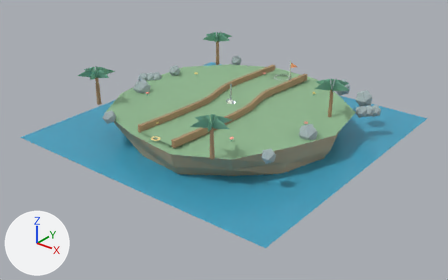
Before and after pictures for a commit that changed the glTF model ui/3d/minigolf/course-09.glb.
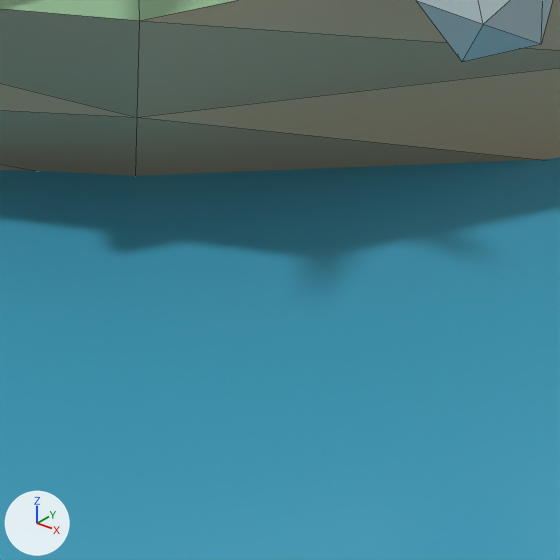
The first picture shows the older version from a camera (50 mm lens) standing at (14.77, -18.92, 9.89) and looking at (0.24, -0.75, -1.37). The close-ups show the older and then the newer version on the part from 49% to 62% of the width and 56% to 77% of the height of that picture. Only the edits that show in the close-ups are written down. Lighting does not change. The marker at lower left points along +X, +Y and +Z. The close-ups show mesh edges as thin lines. Where no turn or scale is listed for an object, it has been applied to the vertices.

In view in the first close-up: 'faceted-rock.066', 'island-rock-plinth.008', 'island-turf-edge.008', 'water-plane.008'.
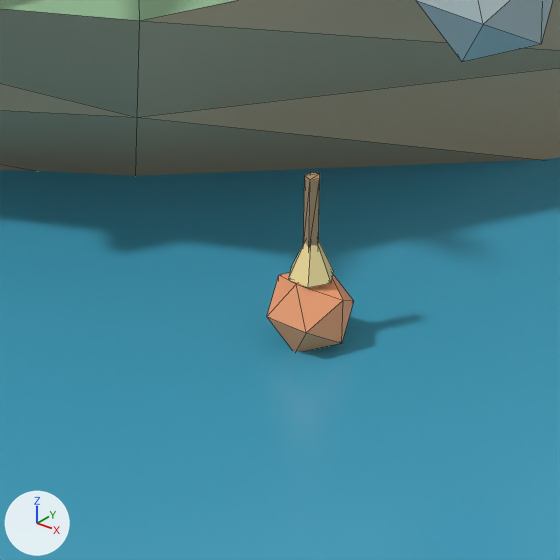
What differs and where, as boxes [x1, y1, x2, y2] in the close-ups (560 x 560 px):
'deco-buoy.011', added: after [267, 273, 354, 351]
'deco-buoy-cap.011', added (yellow): after [288, 240, 334, 288]
'deco-buoy-post.011', added (brown): after [303, 172, 320, 248]

Patch to the scene script:
```diff
--- a/ui/3d/minigolf/course-09.glb.py
+++ b/ui/3d/minigolf/course-09.glb.py
@@ mat_minigolf_accent_coast @@
+mat_minigolf_accent_coast = principled_material('minigolf-accent-coast')
+mat_minigolf_accent_coast.base_color = (0.96, 0.38, 0.18)  # orange #faa676
+mat_minigolf_accent_coast.roughness = 0.72
@@ me_deco_buoy_mesh_011 @@
+me_deco_buoy_mesh_011.from_pydata(...)  # an icosphere of 20 faces spanning x 3.718..4.007, y -3.99..-3.701, z -1.165..-0.875
+me_deco_buoy_mesh_011.materials.append(mat_minigolf_accent_coast)  # orange #faa676
@@ me_deco_buoy_post_mesh_011 @@
+me_deco_buoy_post_mesh_011.from_pydata(...)  # a 5-sided cylinder along z spanning x 3.838..3.892, y -3.874..-3.817, z -0.77..-0.47
+me_deco_buoy_post_mesh_011.materials.append(mat_minigolf_wood_coast)  # brown #af906c
@@ me_deco_buoy_cap_mesh_011 @@
+me_deco_buoy_cap_mesh_011.from_pydata(...)  # a 6-sided cone pointing to +z spanning x 3.772..3.952, y -3.923..-3.767, z -0.88..-0.68
+me_deco_buoy_cap_mesh_011.materials.append(mat_minigolf_light_coast)  # yellow #ffe5a0
@@ ob_deco_buoy_011 @@
+ob_deco_buoy_011 = bpy.data.objects.new('deco-buoy.011', me_deco_buoy_mesh_011)
+ob_deco_buoy_011.location = (0.0, 0.0, 0.0)
@@ ob_deco_buoy_post_011 @@
+ob_deco_buoy_post_011 = bpy.data.objects.new('deco-buoy-post.011', me_deco_buoy_post_mesh_011)
+ob_deco_buoy_post_011.location = (0.0, 0.0, 0.0)
@@ ob_deco_buoy_cap_011 @@
+ob_deco_buoy_cap_011 = bpy.data.objects.new('deco-buoy-cap.011', me_deco_buoy_cap_mesh_011)
+ob_deco_buoy_cap_011.location = (0.0, 0.0, 0.0)
```
